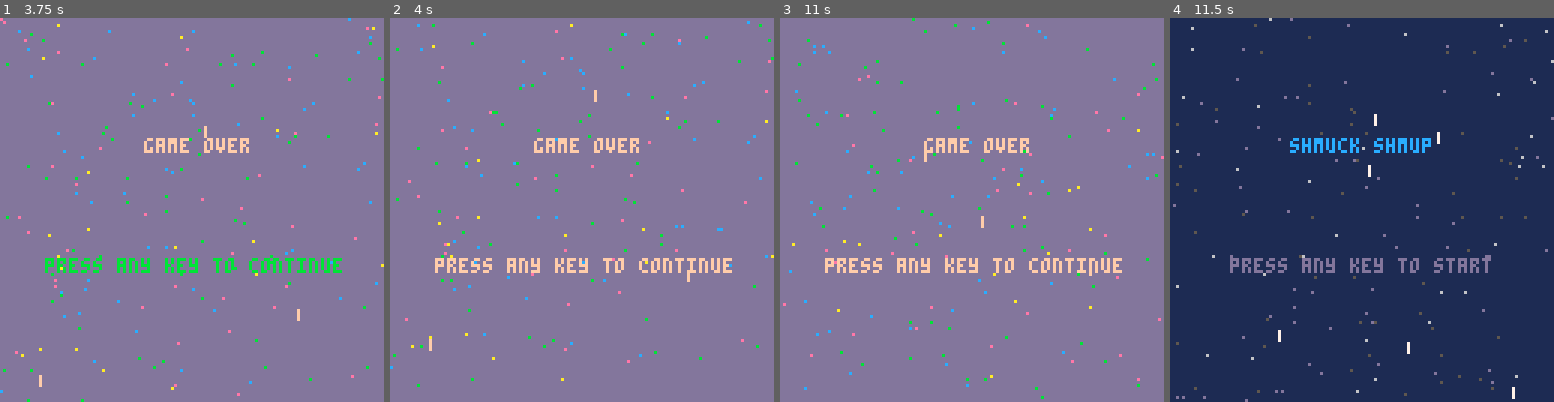
Above: before the commit, frames 1-4 (left to right).
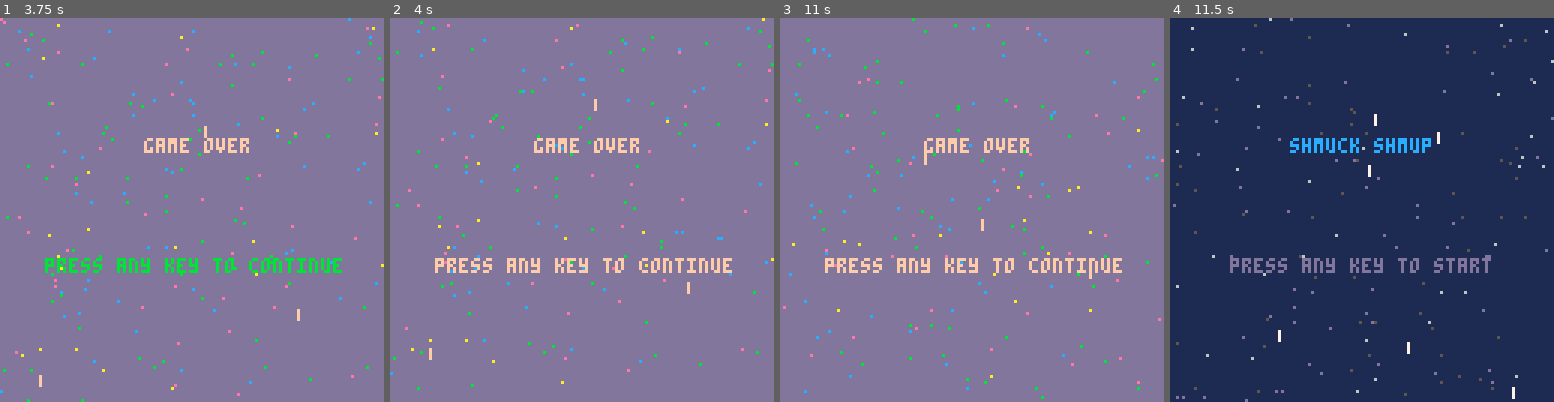
Above: after the commit, the same moments.

Repository: CalebmKopp/shmuptut
Game: PICO-8 cartridge shmup.p8
Two runs of this game, one before a commit and one after it. Both use one fixed random seed, a clock stepped at 60 frames per second and the inputs below.
Inputs:
- Up to frame 1 (3.75 s): tap X (X key) at 0.33, 1.07, 1.85, 2.97 s; tap O (Z key) at 0.7, 1.7, 2.1, 2.5, 2.9, 3.3, 3.7 s; hold Right 1.6-2.1 s; hold Up 2.15-2.42 s; hold Right 2.47-3.03 s; hold Left 3.08-3.58 s; hold Down from 3.63 s (still down)
- Up to frame 2 (4 s): release Down at 3.97 s
- Up to frame 3 (11 s): hold Right 4.02-4.68 s; tap X (X key) every 1.12 s from 4.08 to 10.78 s; tap O (Z key) every 0.4 s from 4.1 to 10.9 s; hold Up 4.73-5.03 s; hold Left 5.08-5.68 s; hold Down 5.73-6.03 s; hold Right 6.08-6.58 s; hold Right 6.63-7.13 s; hold Up 7.18-7.45 s; hold Right 7.5-8.07 s; hold Left 8.12-8.62 s; hold Down 8.67-9 s; hold Right 9.05-9.72 s; hold Up 9.77-10.07 s; hold Left 10.12-10.72 s; hold Down from 10.77 s (still down)
- Up to frame 4 (11.5 s): release Down at 11.07 s; hold Right from 11.12 s (still down); tap O (Z key) at 11.3 s

Frame 1 is identical in both runs. In frame 2, 2.1% of the frame differs, in the area x 0-100%, y 0-97%; in frame 3, 1.0%; in frame 4, nothing differs.

Commit message:
moving sprites around, gameover speedmod slower

Diff:
--- a/shmup.p8
+++ b/shmup.p8
@@ -234,7 +234,7 @@
 end
 
 function update_over()
-	ani_stars(-0.8)
+	ani_stars(-0.6)
 	if btnp(4) or btnp(5) then
 		mode="start"
 		start_levelcount()
@@ -365,10 +365,44 @@
 
 
 
+…(34 lines of a section not shown)…
 __gff__
-0001000000000000000000000000000000000000000000000000000000000000000000000000000000000000000000000000000000000000000000000000000001010001010001010000000000000000010100010100010100000000000000000000808000808000808000000000000000008080008080008080000000000000
-0000000000000000000000000000000000000000000000000000000000000000000000000000000000000000000000000000000000000000000000000000000000000000000000000000000000000000000000000000000000000000000000000000000000000000000000000000000000000000000000000000000000000000
-…(4 lines of a section not shown)…
+0000000000000000000000000000000000000000000000000000000000000000000000000000000000000000000000000000000000000000000000000000000001010001010001010000000000000000010100010100010100000000000000000000808000808000808000000000000000008080008080008080000000000000
+0100000000000000000000000000000000000000000000000000000000000000000000000000000000000000000000000000000000000000000000000000000000000000000000000000000000000000000000000000000000000000000000000000000000000000000000000000000000000000000000000000000000000000
+…(4 lines of a section not shown)…
Not shown, changed: 66 lines of the sprite sheet (__gfx__) section of shmup.p8
